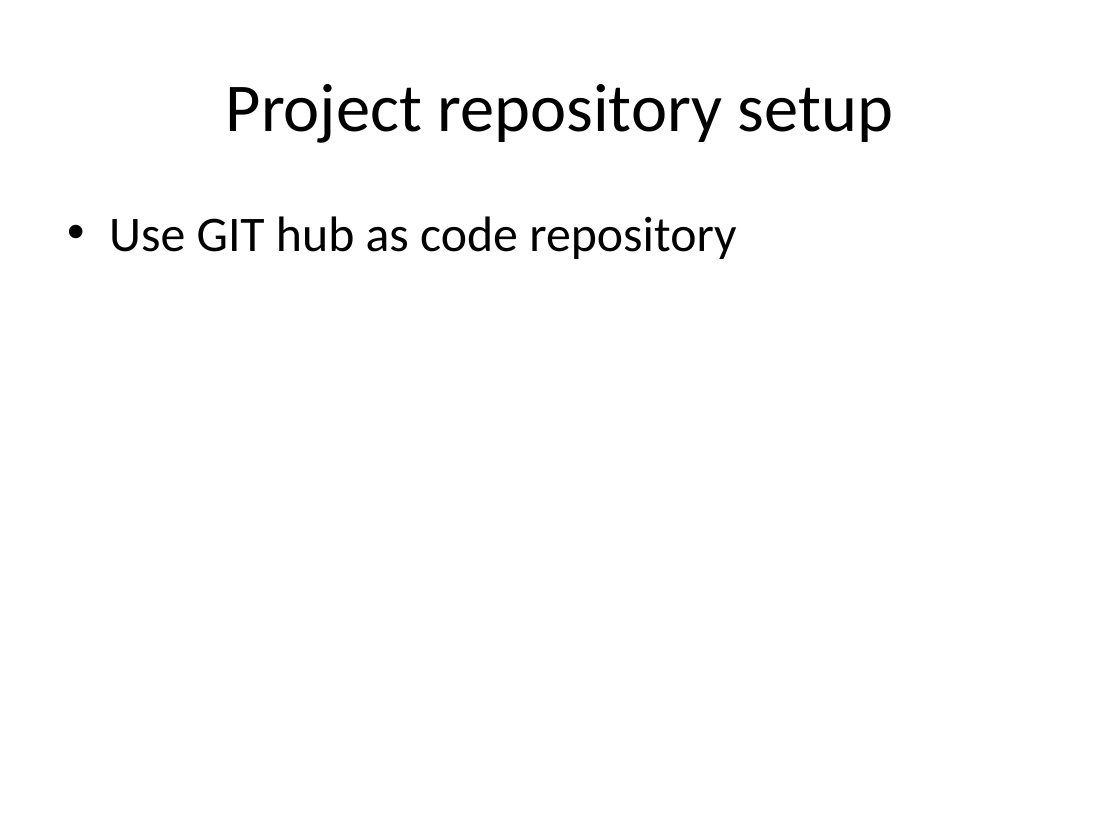
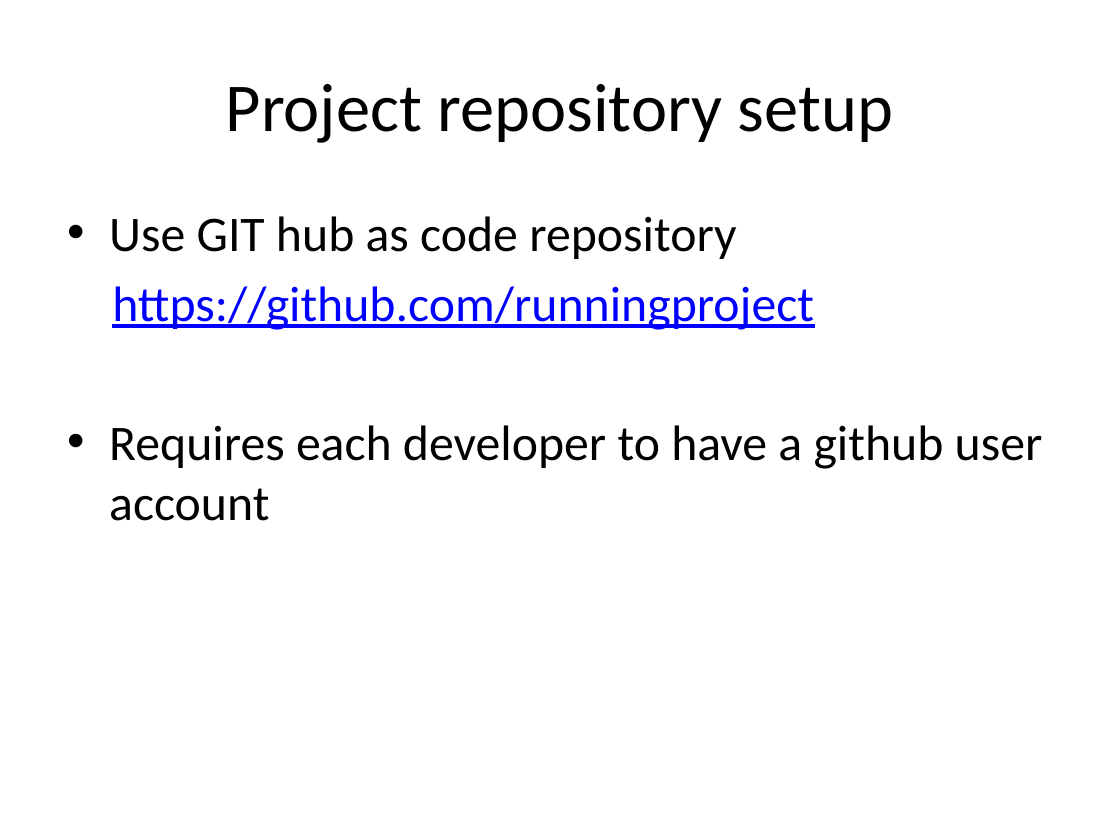
Before and after one commit to runningproject/documents, a slide deck: slide 9 of projectplan.pptx. Drawn at 1120x840 pixels with LibreOffice and Linux fonts; fonts in the diff are those of the drawing. Boxes give left, top, right and bottom in pixels: in the first picture for what was removed or moved away, otherwise in the second. Text is boxed around its words. In the diff, an @@ line names an element or a change of style, - is before the commit and + after.

```diff
--- a/projectplan.pptx
+++ b/projectplan.pptx
@@ text at <box>109,286,1043,521</box>: paragraphs added @@
+https://github.com/runningproject
+• Requires each developer to have a github user account
```
